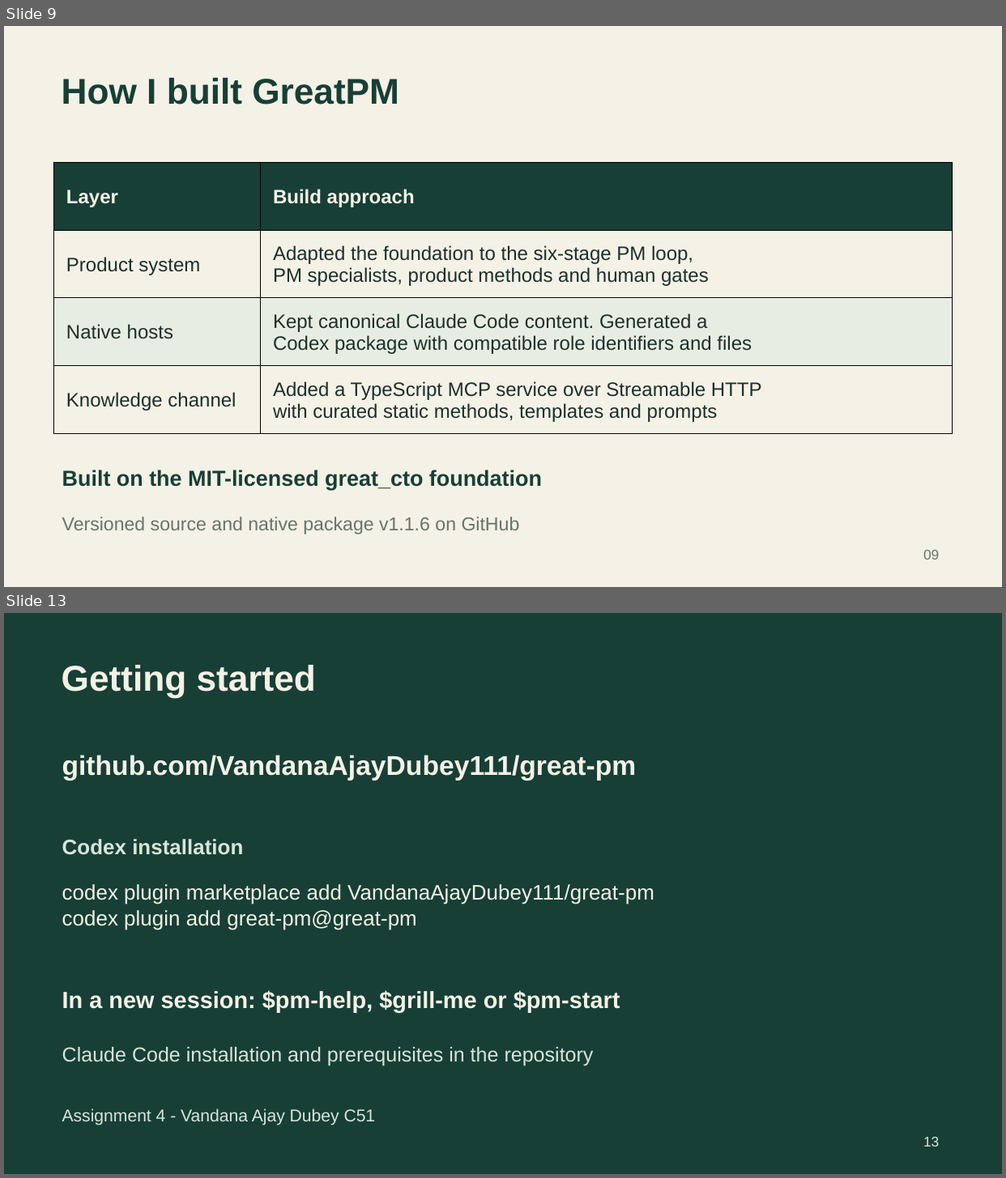
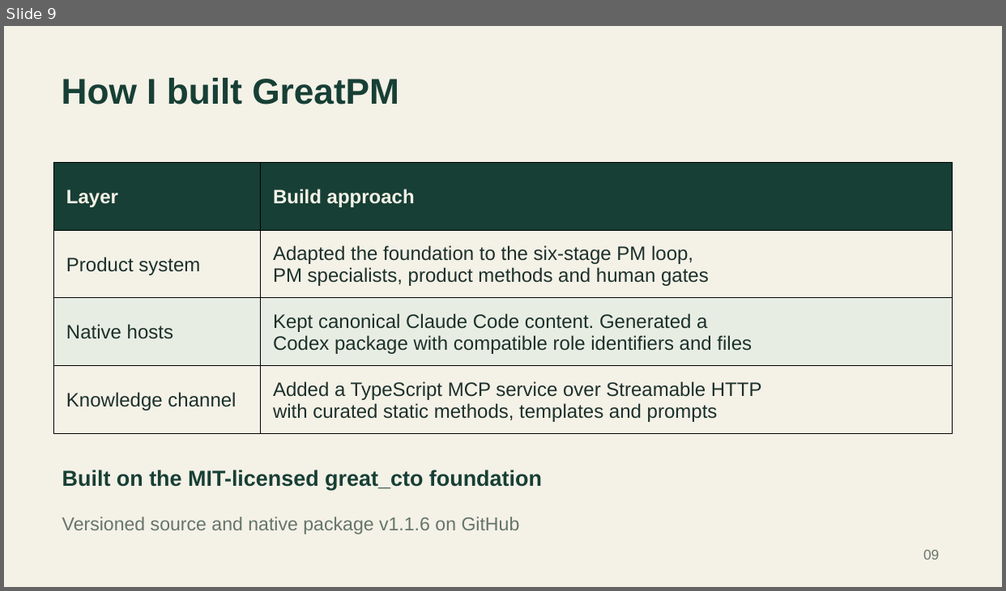
Before and after one commit to VandanaAjayDubey111/great-pm, a slide deck: docs/submission/Assignment 4 - Vandana Ajay Dubey C51.pptx. Shown one above the other, each under a label of ours: slides 9 and 13 before the commit, slide 9 after it; the slides between them are not shown. The pictures are 1006x1178 and 1006x591 pixels, drawn with LibreOffice and Linux fonts; fonts in the diff are those of the drawing. Boxes give left, top, right and bottom in pixels: in the first picture for what was removed or moved away, otherwise in the second. Text is boxed around its words. In the diff, an @@ line names an element or a change of style, - is before the commit and + after.

Commit message:
Remove requested slides from GreatPM submission deck

```diff
--- a/docs/submission/Assignment 4 - Vandana Ajay Dubey C51.pptx
+++ b/docs/submission/Assignment 4 - Vandana Ajay Dubey C51.pptx
@@ slide 13 removed at <box>4,613,1002,1174</box>, background #173F35 @@
@@ text removed at <box>62,665,316,698</box> @@
-Getting started
@@ text removed at <box>62,755,637,781</box> @@
-github.com/VandanaAjayDubey111/great-pm
@@ text removed at <box>62,839,243,855</box> @@
-Codex installation
@@ text removed at <box>62,884,654,931</box> @@
-codex plugin marketplace add VandanaAjayDubey111/great-pm
-codex plugin add great-pm@great-pm
@@ text removed at <box>62,990,620,1013</box> @@
-In a new session: $pm-help, $grill-me or $pm-start
@@ text removed at <box>62,1047,594,1066</box> @@
-Claude Code installation and prerequisites in the repository
@@ text removed at <box>62,1109,376,1126</box> @@
-Assignment 4 - Vandana Ajay Dubey C51
@@ text removed at <box>923,1137,939,1147</box> @@
-13
```
Also in this commit, not shown: 1 slide changed, 2 other slides removed, 2 other files.
